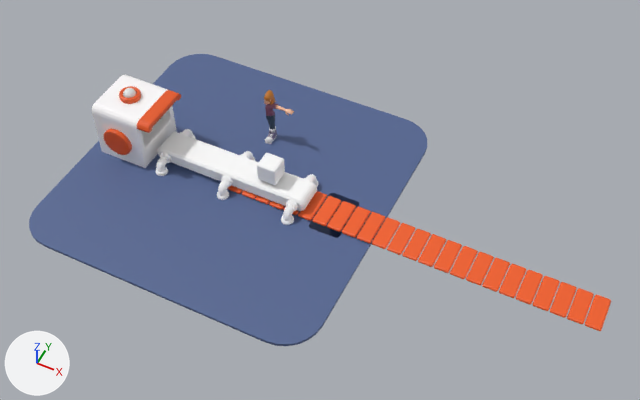
The glTF model Conveyor Belt.glb: old version first, new version second.
Both versions are drawn from a 50 mm camera at (15.9, -23.3, 29.7) aimed at (4.2, 0.3, 0.3). Lighting does not change. The marker at lower left points along +X, +Y and +Z. The picture after the commit comes second. Where no turn or scale is listed for an object, it has been applied to the vertices. Vertices at exactly the same position are counted once.

Objects in the first picture: 'Box 4', 'Conveyor Belt', 'Conveyor Box', 'Floor', 'Human', 'Pipes', 'Printer', 'Printer.001' and 1 more.
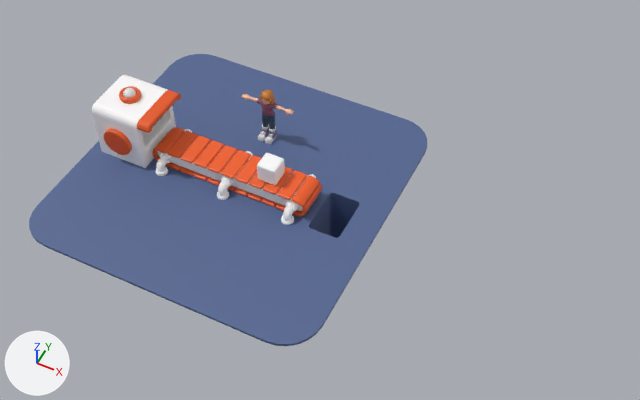
What differs and where, as boxes [x1, y1, x2, y2] in the pictures (640 x 400 px):
'Conveyor Belt', reshaped: before [228, 186, 611, 331]; after [152, 127, 322, 216]
'Human', reshaped (74% wider): before [264, 90, 294, 144]; after [241, 89, 294, 144]
part 1 of me_plane_001, deleted (orange): before [312, 196, 611, 331]
part 2 of me_plane_001, built on: before [228, 186, 327, 221]; after [152, 127, 322, 216]
part 3 of me_cube_007, added: after [258, 124, 269, 142]
part 4 of me_cube_007, added: after [241, 89, 269, 127]
'Conveyor Box', unchanged, covered by the edit: before [157, 132, 317, 211]; after [157, 141, 305, 211]

The edits, one by one:
me_plane_001 is used by ob_conveyor_belt; location (0.0, 0.0, 0.0).
me_plane_001 had 2784 vertices, 5472 faces and spanned x 0.0..17.1, y -0.8..0.8, z 0.0..0.2.
me_plane_001 now has 2456 vertices, 4816 faces and spans x -4.0..4.0, y -0.8..0.8, z 0.0..1.0.
me_plane_001 part 1: 18 loose pieces with 2088 vertices, spanning x 4.3..17.1, y -0.8..0.8, z 0.0..0.2, are deleted.
me_plane_001 part 2: 97 vertices moved within x 0.3..3.8, y -0.8..0.8, z 0.0..0.1; 354 vertices removed from x 0.0..4.3, y -0.8..0.8, z 0.0..0.2; 2114 vertices added at x -4.0..4.0, y -0.8..0.8, z 0.0..1.0.
me_cube_007 is used by ob_human; location (0.0, 3.15, -0.15).
me_cube_007 had 520 vertices, 975 faces and spanned x 0.0..1.35, y -0.55..0.37, z 0.13..2.93.
me_cube_007 now has 972 vertices, 1950 faces and spans x -1.35..1.35, y -0.55..0.37, z 0.13..2.93.
me_cube_007 part 3: the loose piece of 164 vertices spanning x 0.01..0.38, y -0.55..0.17, z 0.13..0.72 is copied, and the copy is mirrored in x about the mesh origin; it spans x -0.38..-0.01, y -0.55..0.17, z 0.13..0.72.
me_cube_007 part 4: 288 vertices added at x -1.35..-0.02, y -0.35..0.34, z 0.7..2.93.
